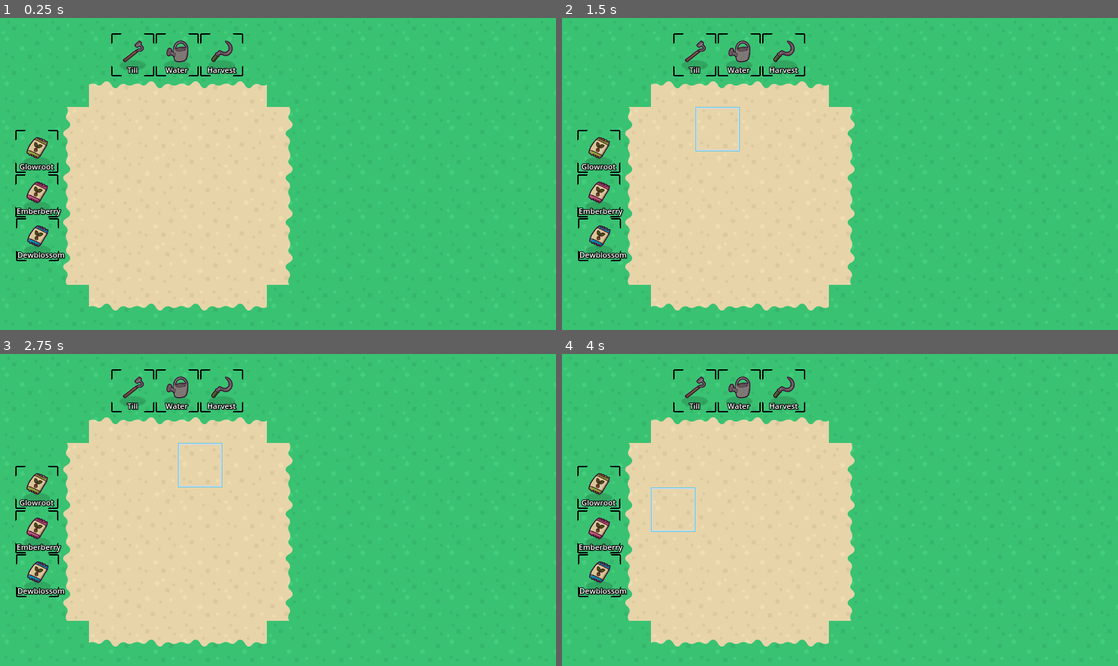
Above: before the commit, frames 1-4 (two rows, left to right).
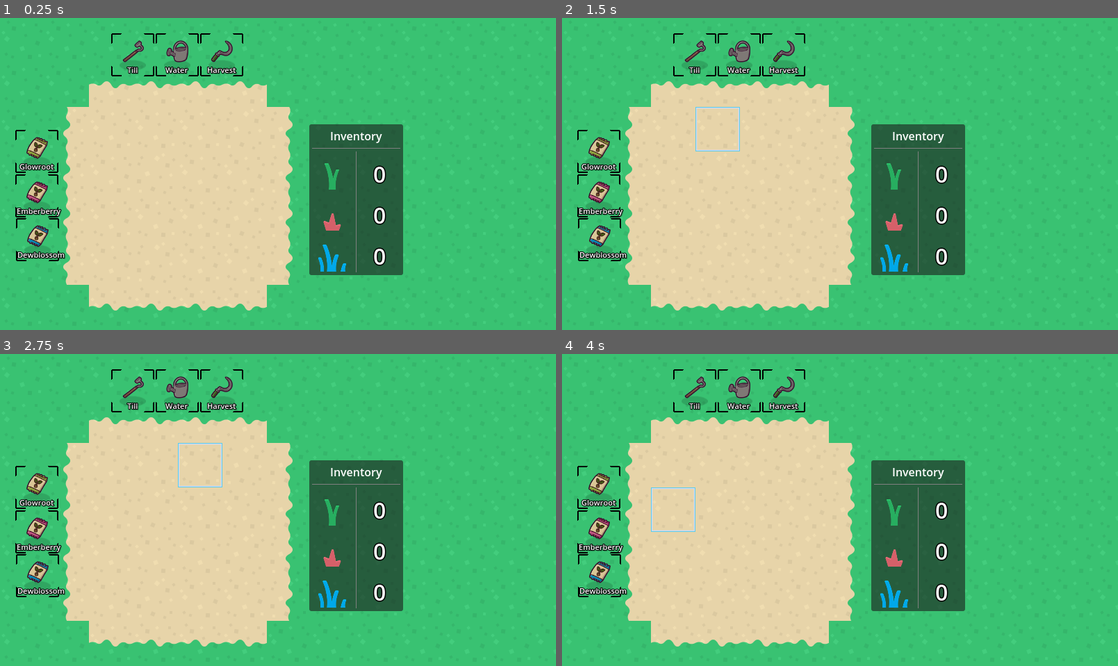
Above: after the commit, the same moments.

Repository: KurzweilTV/godotwild79
Game: Godot game, scene res://gameboard/Main.tscn
The game is run twice, just before and just after one commit, with the same random seed, the same clock (stepped at 60 frames per second) and the same inputs.
Inputs (mouse positions are in pixels of both pictures, inside the frame that each line leads up to):
- Up to frame 1 (0.25 s): no input
- Up to frame 2 (1.5 s): tap Enter at 0.5 s; move the mouse to (673, 130) at 0.52 s; click (673, 130) at 0.67 s; tap Space at 1.25 s; move the mouse to (717, 130) at 1.27 s; click (717, 130) at 1.42 s
- Up to frame 3 (2.75 s): tap Enter at 2 s; move the mouse to (200, 466) at 2.02 s; click (200, 466) at 2.17 s
- Up to frame 4 (4 s): tap Space at 2.75 s; move the mouse to (806, 466) at 2.77 s; click (806, 466) at 2.92 s; tap Enter at 3.5 s; move the mouse to (673, 510) at 3.52 s; click (673, 510) at 3.67 s

The runs differ from the first frame. In frame 1, 8.1% of the frame differs, in the area x 55-73%, y 34-83%; in frame 2, 8.1%; in frame 3, 8.1%; in frame 4, 8.1%.

Commit message:
adds inventory UI

Diff:
--- a/gameboard/Main.tscn
+++ b/gameboard/Main.tscn
@@ -19,6 +19,11 @@
 [ext_resource type="Texture2D" uid="uid://b7qxvfgvv006w" path="res://tools/art/Seeds_Pink.png" id="16_jcyhx"]
 [ext_resource type="Resource" uid="uid://cu4xalpgv2p7h" path="res://crops/resources/emberberry.tres" id="17_qol7g"]
 [ext_resource type="Resource" uid="uid://7k0t487li10y" path="res://crops/resources/dewblossom.tres" id="19_nuy2r"]
+[ext_resource type="Script" uid="uid://v6rk52ctsxhg" path="res://ui/scripts/inventory_ui.gd" id="20_46mt3"]
+[ext_resource type="Texture2D" uid="uid://bjrx47fw1vwv8" path="res://crops/art/crop_growing.png" id="20_cj87h"]
+[ext_resource type="Texture2D" uid="uid://dr0nm5gp15c2o" path="res://crops/art/grass1.png" id="21_7624x"]
+[ext_resource type="LabelSettings" uid="uid://k7ywr16t344m" path="res://ui/inv_label_settings.tres" id="21_t4dus"]
+[ext_resource type="Texture2D" uid="uid://ctnhxkpc5idmk" path="res://crops/art/grass4.png" id="22_46mt3"]
 
 [sub_resource type="TileSetAtlasSource" id="TileSetAtlasSource_jcyhx"]
 texture = ExtResource("1_2rh0h")
@@ -171,3 +176,94 @@
 icon = ExtResource("15_hhj1e")
 is_seed = true
 crop = ExtResource("19_nuy2r")
+
+[node name="GameUI" type="CanvasLayer" parent="."]
+
+[node name="InventoryUI" type="PanelContainer" parent="GameUI"]
+offset_left = 445.0
+offset_top = 153.0
+offset_right = 580.0
+offset_bottom = 370.0
+script = ExtResource("20_46mt3")
+
+[node name="MarginContainer" type="MarginContainer" parent="GameUI/InventoryUI"]
+layout_mode = 2
+theme_override_constants/margin_left = 5
+theme_override_constants/margin_top = 5
+theme_override_constants/margin_right = 5
+theme_override_constants/margin_bottom = 5
+
+[node name="VBoxContainer" type="VBoxContainer" parent="GameUI/InventoryUI/MarginContainer"]
+layout_mode = 2
+
+[node name="Label" type="Label" parent="GameUI/InventoryUI/MarginContainer/VBoxContainer"]
+layout_mode = 2
+text = "Inventory"
+horizontal_alignment = 1
+vertical_alignment = 2
+
+[node name="HSeparator" type="HSeparator" parent="GameUI/InventoryUI/MarginContainer/VBoxContainer"]
+layout_mode = 2
+
+[node name="HBoxContainer" type="HBoxContainer" parent="GameUI/InventoryUI/MarginContainer/VBoxContainer"]
+layout_mode = 2
+size_flags_vertical = 3
+
+[node name="Icons" type="VBoxContainer" parent="GameUI/InventoryUI/MarginContainer/VBoxContainer/HBoxContainer"]
+layout_mode = 2
+size_flags_horizontal = 3
+
+[node name="GreenIcon" type="TextureRect" parent="GameUI/InventoryUI/MarginContainer/VBoxContainer/HBoxContainer/Icons"]
+layout_mode = 2
+size_flags_vertical = 3
+texture = ExtResource("20_cj87h")
+expand_mode = 1
+stretch_mode = 4
+
+[node name="RedIcon" type="TextureRect" parent="GameUI/InventoryUI/MarginContainer/VBoxContainer/HBoxContainer/Icons"]
+layout_mode = 2
+size_flags_vertical = 3
+texture = ExtResource("21_7624x")
+expand_mode = 1
+stretch_mode = 4
+
+[node name="BlueIcon" type="TextureRect" parent="GameUI/InventoryUI/MarginContainer/VBoxContainer/HBoxContainer/Icons"]
+layout_mode = 2
+size_flags_vertical = 3
+texture = ExtResource("22_46mt3")
+expand_mode = 1
+stretch_mode = 4
+
+[node name="VSeparator" type="VSeparator" parent="GameUI/InventoryUI/MarginContainer/VBoxContainer/HBoxContainer"]
+layout_mode = 2
+
+[node name="Counts" type="VBoxContainer" parent="GameUI/InventoryUI/MarginContainer/VBoxContainer/HBoxContainer"]
+layout_mode = 2
+size_flags_horizontal = 3
+
+[node name="GreenCount" type="Label" parent="GameUI/InventoryUI/MarginContainer/VBoxContainer/HBoxContainer/Counts"]
+unique_name_in_owner = true
+layout_mode = 2
+size_flags_vertical = 3
+text = "0"
+label_settings = ExtResource("21_t4dus")
+horizontal_alignment = 1
+vertical_alignment = 2
+
+[node name="RedCount" type="Label" parent="GameUI/InventoryUI/MarginContainer/VBoxContainer/HBoxContainer/Counts"]
+unique_name_in_owner = true
+layout_mode = 2
+size_flags_vertical = 3
+text = "0"
+label_settings = ExtResource("21_t4dus")
+horizontal_alignment = 1
+vertical_alignment = 2
+
+[node name="BlueCount" type="Label" parent="GameUI/InventoryUI/MarginContainer/VBoxContainer/HBoxContainer/Counts"]
+unique_name_in_owner = true
+layout_mode = 2
+size_flags_vertical = 3
+text = "0"
+label_settings = ExtResource("21_t4dus")
+horizontal_alignment = 1
+vertical_alignment = 2
--- a/globals/inventory.gd
+++ b/globals/inventory.gd
@@ -4,12 +4,14 @@
 
 func add_item(item: String, count: int = 1):
 	contents[item] = contents.get(item, 0) + count
+	MessageBus.update_ui.emit()
 
 func remove_item(item: String, count: int = 1):
 	if contents.has(item):
 		contents[item] -= count
 		if contents[item] <= 0:
 			contents.erase(item)
+	MessageBus.update_ui.emit()
 
 func has_item(item: String, count: int = 1) -> bool:
 	return contents.get(item, 0) >= count
--- /dev/null
+++ b/globals/message_bus.gd
@@ -0,0 +1,3 @@
+extends Node
+
+signal update_ui
--- a/project.godot
+++ b/project.godot
@@ -20,6 +20,7 @@
 
 GlobalCursor="*res://globals/cursor_handler.gd"
 Inventory="*res://globals/inventory.gd"
+MessageBus="*res://globals/message_bus.gd"
 
 [display]
 
@@ -30,3 +31,9 @@
 window/stretch/scale_mode="integer"
 mouse_cursor/custom_image="uid://d05rlc7f7b14n"
 mouse_cursor/custom_image_hotspot=Vector2(10, 0)
+
+[file_customization]
+
+folder_colors={
+"res://globals/": "red"
+}
--- /dev/null
+++ b/ui/inv_label_settings.tres
@@ -0,0 +1,6 @@
+[gd_resource type="LabelSettings" format=3 uid="uid://k7ywr16t344m"]
+
+[resource]
+font_size = 32
+outline_size = 6
+outline_color = Color(0, 0, 0, 1)
--- /dev/null
+++ b/ui/scripts/inventory_ui.gd
@@ -0,0 +1,13 @@
+extends PanelContainer
+
+@onready var green_count: Label = %GreenCount
+@onready var red_count: Label = %RedCount
+@onready var blue_count: Label = %BlueCount
+
+func _ready() -> void:
+	MessageBus.update_ui.connect(_update_ui)
+
+func _update_ui() -> void:
+	green_count.text = str(Inventory.contents.get("Glowroot", 0))
+	red_count.text = str(Inventory.contents.get("Emberberry", 0))
+	blue_count.text = str(Inventory.contents.get("Dewblossom", 0))
Not shown: 1 places in gameboard/Main.tscn that only renumber resources
Not shown, added: globals/message_bus.gd.uid
Not shown, added: ui/scripts/inventory_ui.gd.uid
